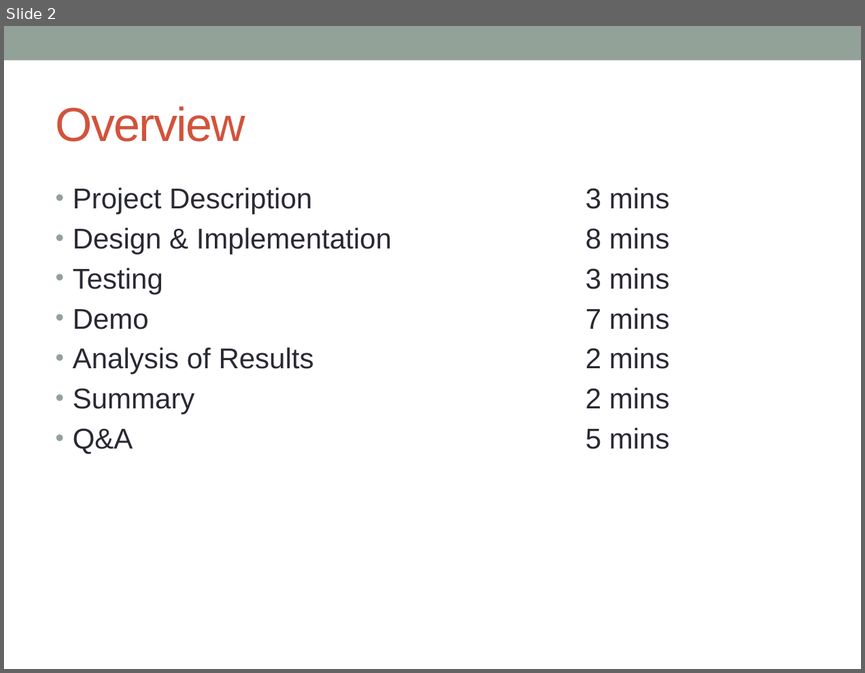
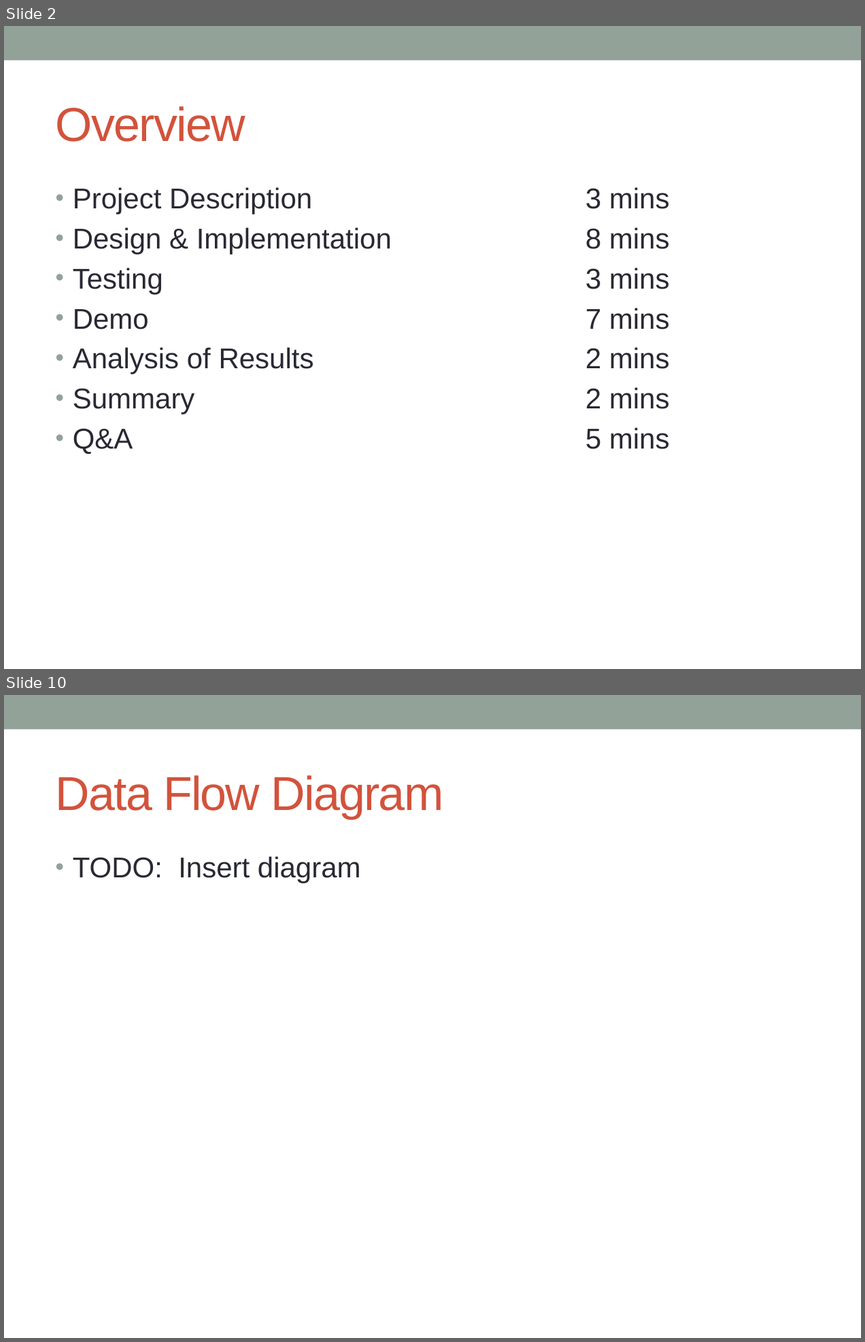
Before and after one commit to concurTestFramework/concurTestFramework, a slide deck: Documents/Concur_Presentation.pptx. Shown one above the other, each under a label of ours: slide 2 before the commit, slides 2 and 10 after it; the slides between them are not shown. The pictures are 865x673 and 865x1342 pixels, drawn with LibreOffice and Linux fonts; fonts in the diff are those of the drawing. Boxes give left, top, right and bottom in pixels: in the first picture for what was removed or moved away, otherwise in the second. Text is boxed around its words. In the diff, an @@ line names an element or a change of style, - is before the commit and + after.

```diff
--- a/Documents/Concur_Presentation.pptx
+++ b/Documents/Concur_Presentation.pptx
@@ slide 10 added at [4, 695, 861, 1338], background #FFFFFF; not listed: 1 template element that a slide beside it also shows @@
@@ title added at [56, 775, 443, 819], 40 pt, text #D2533C @@
+Data Flow Diagram
@@ text added at [73, 856, 361, 883], 24 pt, text #292934 @@
+• TODO: Insert diagram
```
Also in this commit, not shown: 2 slides changed, 13 other slides added, 1 slide removed.
